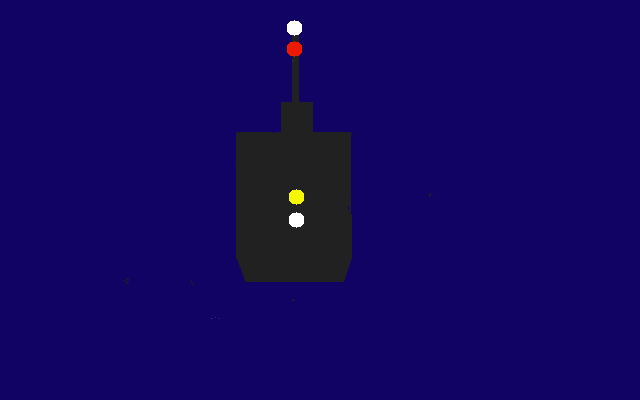
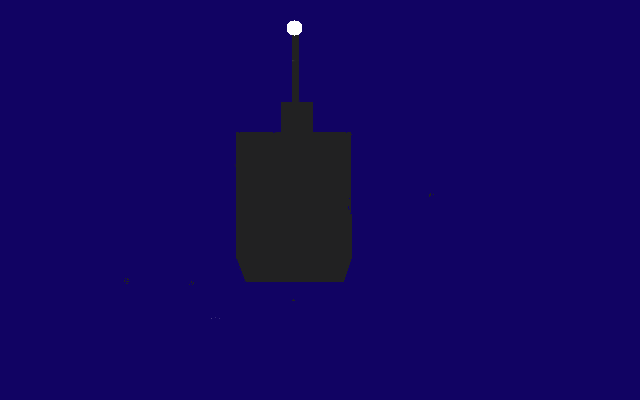
Layers edited between the first and the second w=640, h=400 image:
hid "pilot" over bbox(287, 41, 302, 57)
hid "tugboat" over bbox(289, 189, 304, 205)
hid "running" over bbox(289, 212, 304, 228)
